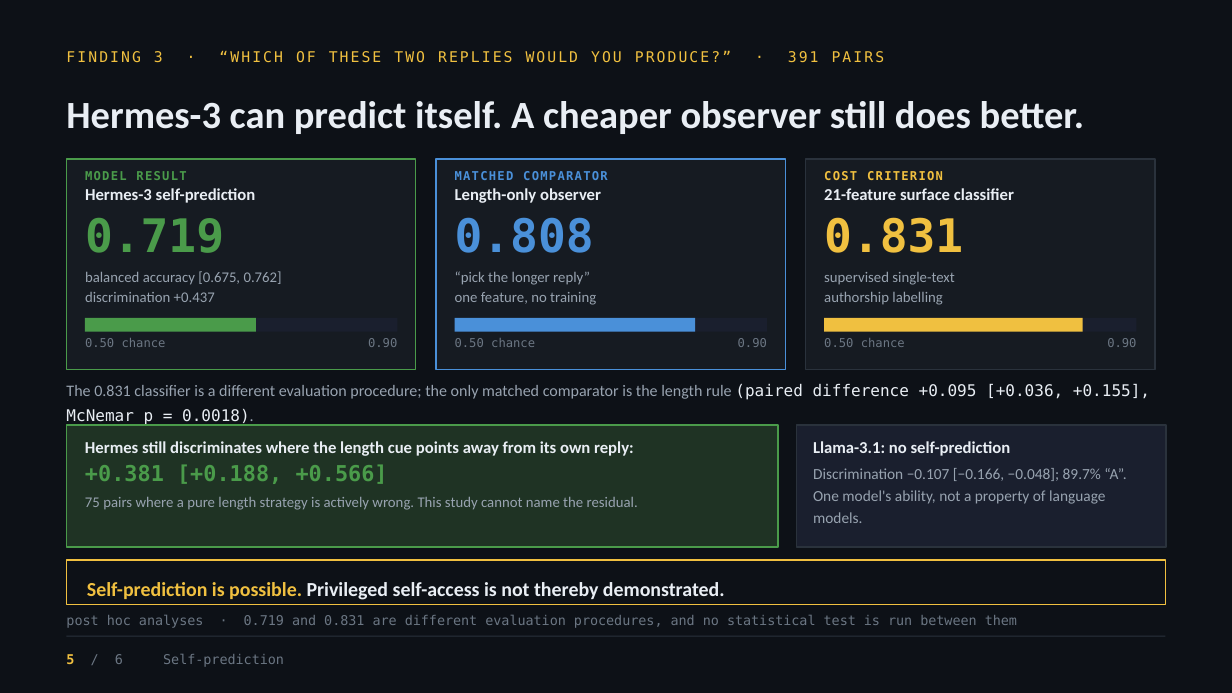
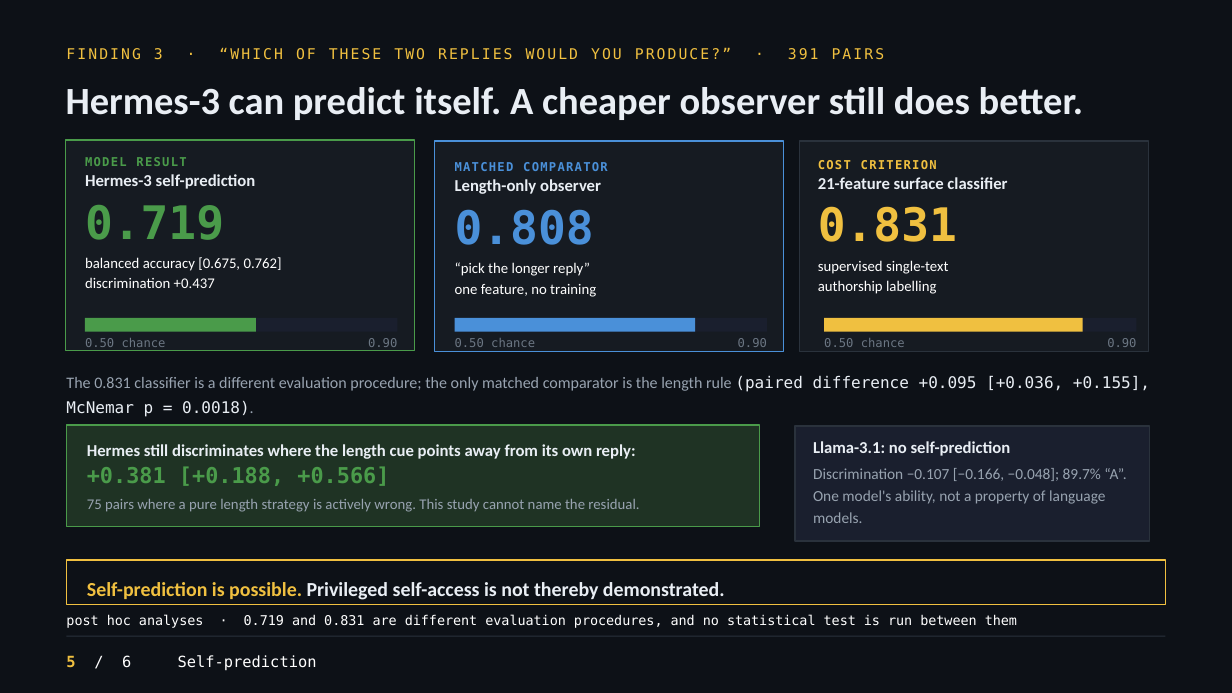
Before and after one commit to UbaJaz/Digital_Minds_Research, a slide deck: slide 5 of Digital_Minds_Track3_Slides.pptx. Drawn at 1232x693 pixels with LibreOffice and Linux fonts; fonts in the diff are those of the drawing. Boxes give left, top, right and bottom in pixels: in the first picture for what was removed or moved away, otherwise in the second. Text is boxed around its words. In the diff, an @@ line names an element or a change of style, - is before the commit and + after.

```diff
--- a/Digital_Minds_Track3_Slides.pptx
+++ b/Digital_Minds_Track3_Slides.pptx
@@ text "Hermes-3 can predict itself. A ...": place and size @@
-text "Hermes-3 can predict itself. A ..." at (66,101,1084,134)
+text "Hermes-3 can predict itself. A ..." at (66,87,1083,120)
@@ rectangle: place and size @@
-rectangle at (67,159,416,370)
+rectangle at (66,140,415,351)
@@ rectangle: place and size @@
-rectangle at (436,159,786,370)
+rectangle at (434,141,784,352)
@@ rectangle: place and size @@
-rectangle at (806,159,1155,370)
+rectangle at (799,141,1149,352)
@@ text "MODEL RESULT": place and size @@
-text "MODEL RESULT" at (85,171,282,302)
+text "MODEL RESULT" at (85,157,282,288)
@@ text "MATCHED COMPARATOR": place and size @@
-text "MATCHED COMPARATOR" at (455,171,608,305)
+text "MATCHED COMPARATOR" at (455,162,608,297)
@@ text "COST CRITERION": place and size @@
-text "COST CRITERION" at (824,171,1014,305)
+text "COST CRITERION" at (818,160,1007,294)
@@ text at (85,257,282,288): text colour #98A3B0 to #FFFFFF in "balanced accuracy [0.675, 0.762]", "discrimination +0.437" @@
@@ text at (455,262,596,297): text colour #98A3B0 to #FFFFFF in "“pick the longer reply”", "one feature, no training" @@
@@ text at (818,260,948,294): text colour #98A3B0 to #FFFFFF in "supervised single-text", "authorship labelling" @@
@@ text "The 0.831 classifier is a ...": place and size @@
-text "The 0.831 classifier is a ..." at (66,383,1150,425)
+text "The 0.831 classifier is a ..." at (66,375,1150,417)
@@ rectangle: place and size @@
-rectangle at (67,425,778,547)
+rectangle at (67,425,760,527)
@@ rectangle: place and size @@
-rectangle at (797,425,1166,547)
+rectangle at (795,426,1150,542)
@@ text "post hoc analyses · 0.719 ..." at (66,614,1017,628): text colour #6B7683 to #FFFFFF @@
@@ text "5 / 6 Self-prediction" at (66,655,317,670): size 10.5 to 12 pt, text colour #6B7683 to #FFFFFF @@
```
Also in this commit, not shown: 5 other slides changed, 2 other files.
